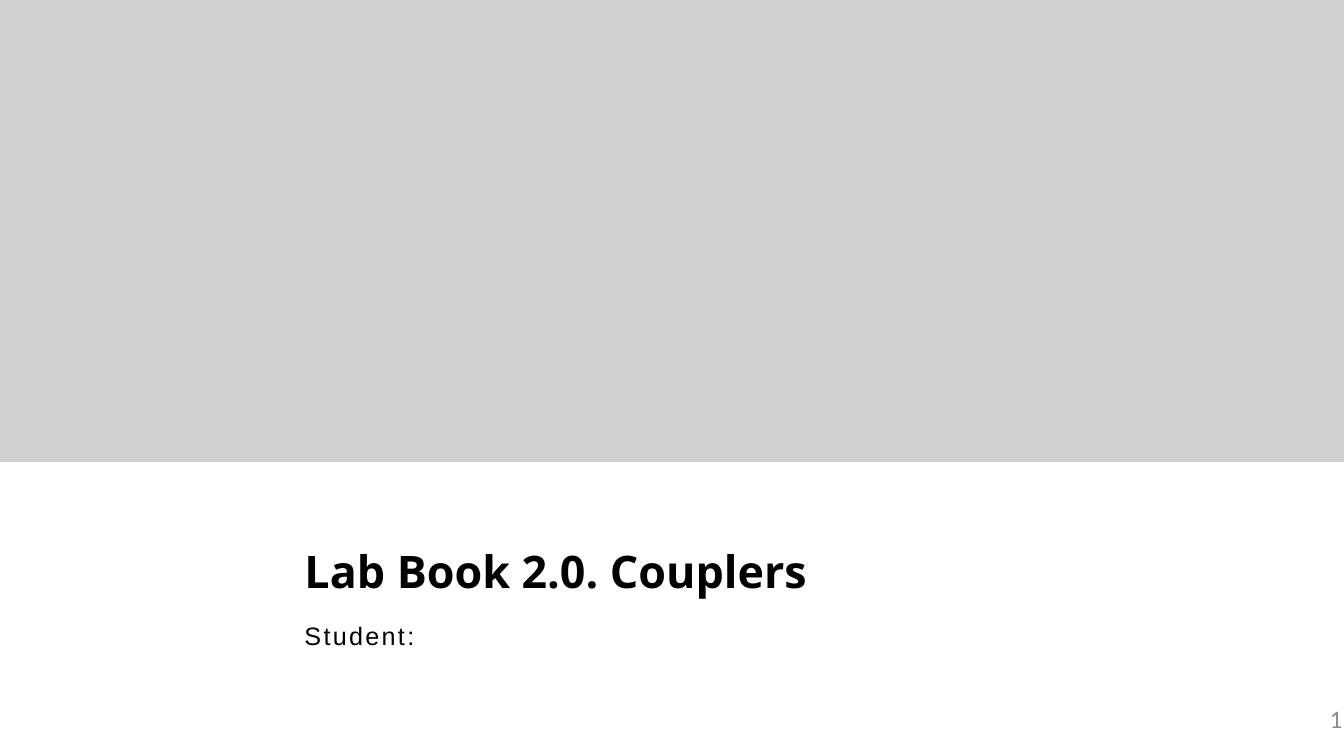
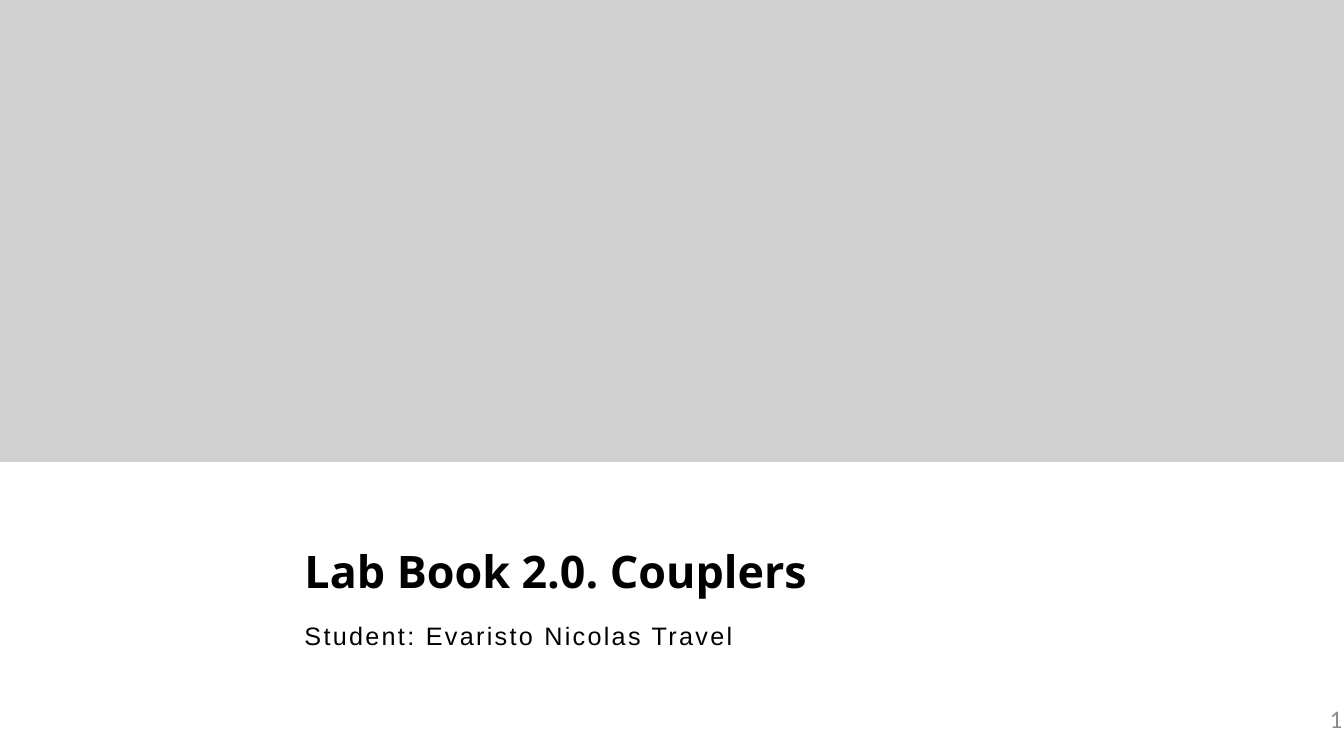
Before and after one commit to EvaristoNicolas/cifoin-lab2, a slide deck: slide 1 of LabBook_20_EvaristoNicolas.pptx. Drawn at 1344x756 pixels with LibreOffice and Linux fonts; fonts in the diff are those of the drawing; grey boxes stand for pictures; background and template pictures are left out. Boxes give left, top, right and bottom in pixels: in the first picture for what was removed or moved away, otherwise in the second. Text is boxed around its words. In the diff, an @@ line names an element or a change of style, - is before the commit and + after.

```diff
--- a/LabBook_20_EvaristoNicolas.pptx
+++ b/LabBook_20_EvaristoNicolas.pptx
@@ text at [304,626,732,646]: text changed @@
-Student:
+Student: Evaristo Nicolas Travel
```
Also in this commit, not shown: 6 other slides changed, 1 other file.
